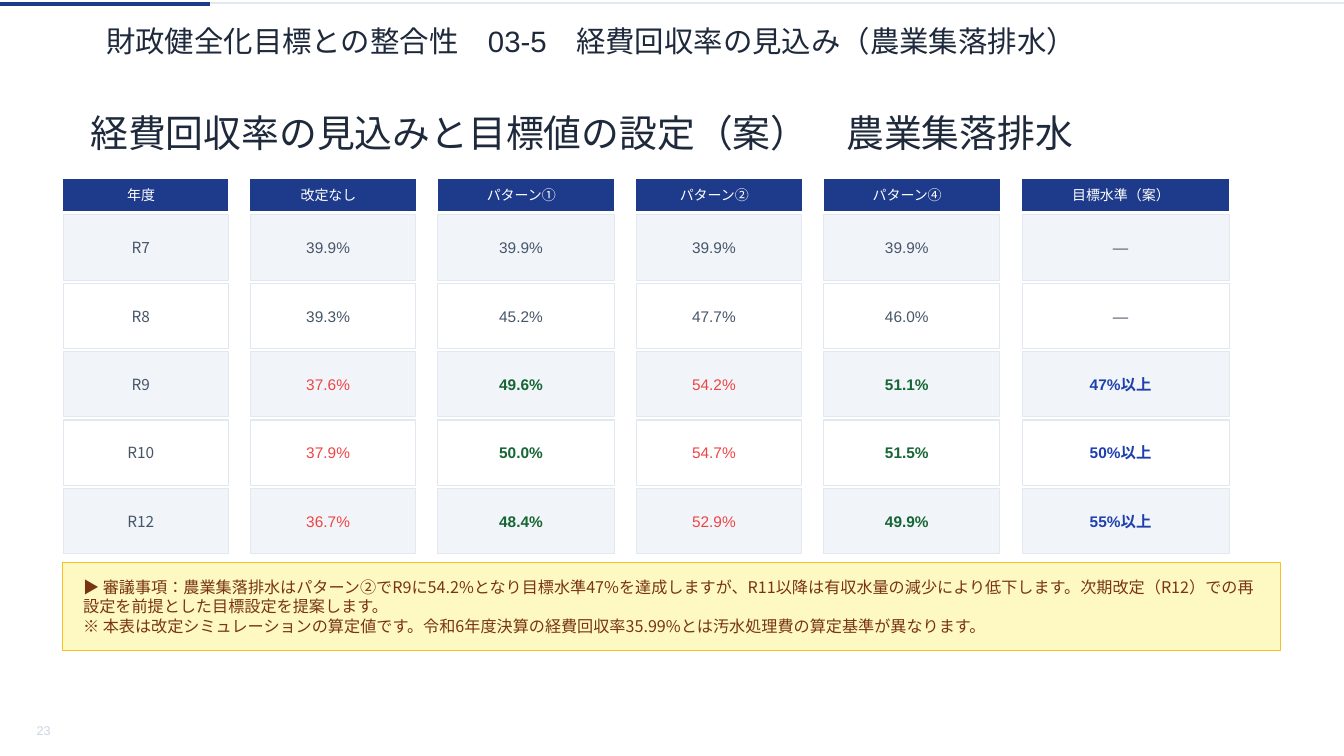
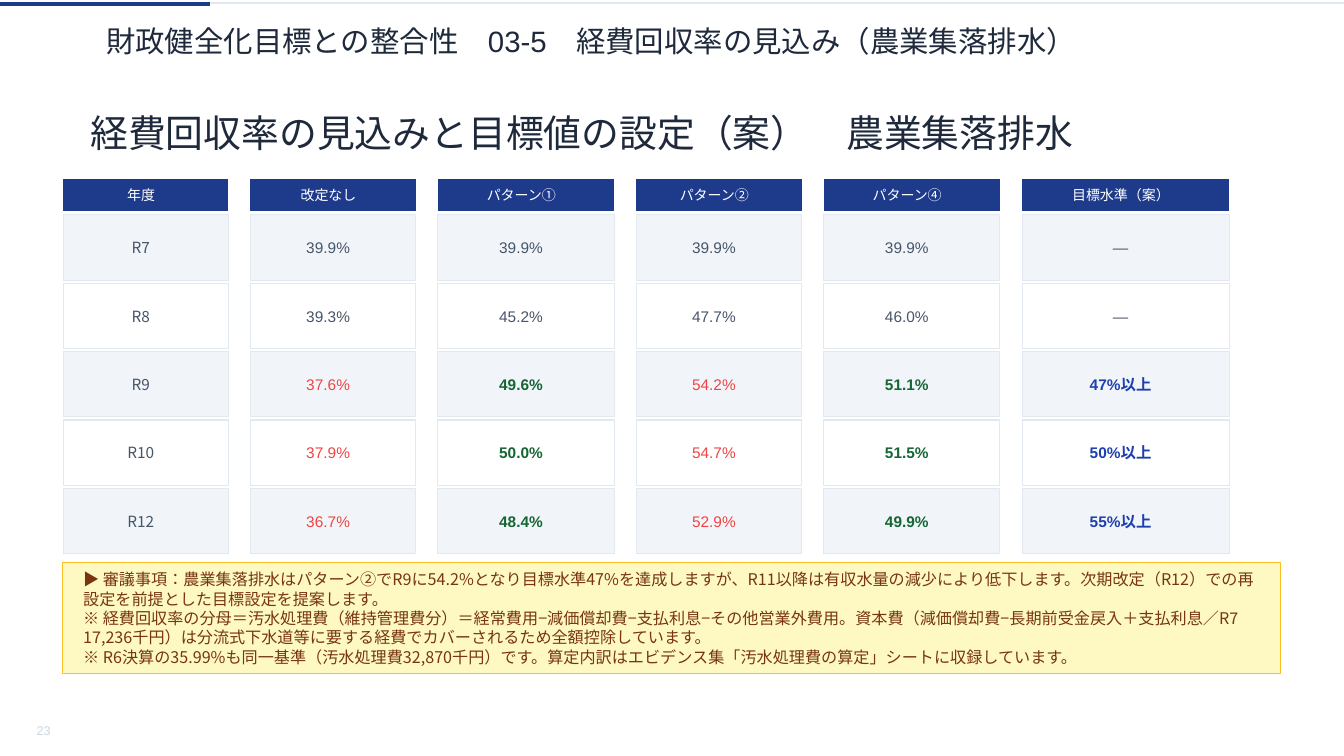
Before and after one commit to ryowakayama-gif/repository, a slide deck: slide 23 of rokko_sewage_council/output/六戸町_第2回審議会資料.pptx. Drawn at 1344x756 pixels with LibreOffice and Linux fonts; fonts in the diff are those of the drawing. Boxes give left, top, right and bottom in pixels: in the first picture for what was removed or moved away, otherwise in the second. Text is boxed around its words. In the diff, an @@ line names an element or a change of style, - is before the commit and + after.

```diff
--- a/rokko_sewage_council/output/六戸町_第2回審議会資料.pptx
+++ b/rokko_sewage_council/output/六戸町_第2回審議会資料.pptx
@@ freeform shape "▶ 審議事項：農業集落排水はパターン②でR9に54.2%となり目標水準47%を達成しますが、R11以降は有収水量の減少に ...": place and size @@
-freeform shape "▶ 審議事項：農業集落排水はパターン②でR9に54.2%となり目標水準47%を達成しますが、R11以降は有収水量の減少に ..." at <box>64,563,1281,650</box>
+freeform shape "▶ 審議事項：農業集落排水はパターン②でR9に54.2%となり目標水準47%を達成しますが、R11以降は有収水量の減少に ..." at <box>64,563,1281,675</box>
@@ text in freeform shape at <box>83,610,1239,666</box>: text changed @@
-※ 本表は改定シミュレーションの算定値です。令和6年度決算の経費回収率35.99%とは汚水処理費の算定基準が異なります。
+※ 経費回収率の分母＝汚水処理費（維持管理費分）＝経常費用−減価償却費−支払利息−その他営業外費用。資本費（減価償却費−長期前受金戻入＋支払利息／R7 17,236千円）は分流式下水道等に要する経費でカバーされるため全額控除しています。
+※ R6決算の35.99%も同一基準（汚水処理費32,870千円）です。算定内訳はエビデンス集「汚水処理費の算定」シートに収録しています。
```
Also in this commit, not shown: 1 other slide changed, 8 other files.
